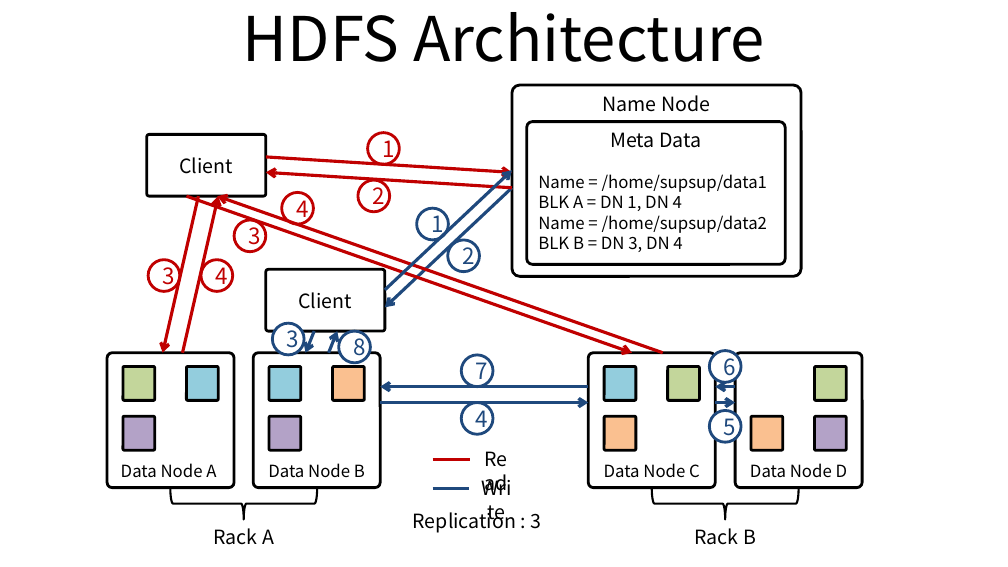
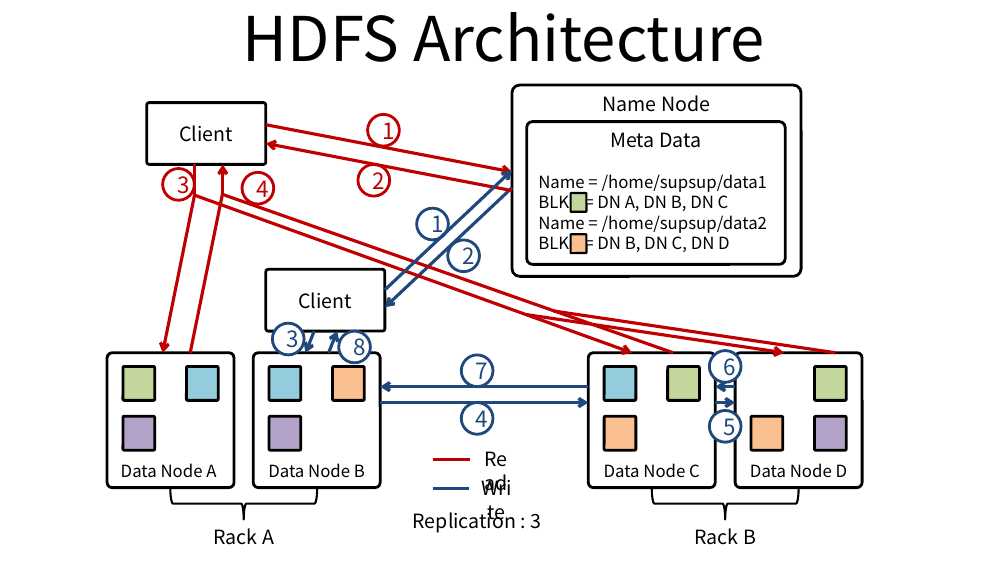
Before and after one commit to ssup2/blog-old, a slide deck: slide 2 of images/theory_analysis/Hadoop/Hadoop.pptx. Drawn at 1008x567 pixels with LibreOffice and Linux fonts; fonts in the diff are those of the drawing. Boxes give left, top, right and bottom in pixels: in the first picture for what was removed or moved away, otherwise in the second. Text is boxed around its words. In the diff, an @@ line names an element or a change of style, - is before the commit and + after.

```diff
--- a/images/theory_analysis/Hadoop/Hadoop.pptx
+++ b/images/theory_analysis/Hadoop/Hadoop.pptx
@@ rounded rectangle "Client": place and size @@
-rounded rectangle "Client" at <box>147,134,266,196</box>
+rounded rectangle "Client" at <box>147,103,266,164</box>
@@ ellipse "1": place and size @@
-ellipse "1" at <box>368,133,399,164</box>
+ellipse "1" at <box>368,114,399,145</box>
@@ arrow moved from (266, 172) - (512, 187) to (266, 143) - (512, 191) @@
@@ arrow moved from (266, 157) - (512, 172) to (266, 125) - (512, 172) @@
@@ ellipse "3": place and size @@
-ellipse "3" at <box>148,260,179,291</box>
+ellipse "3" at <box>162,168,194,200</box>
@@ line added from (195, 197) to (195, 164), #C00000 2.25 pt @@
@@ arrow added from (223, 197) to (223, 164), #C00000 2.25 pt @@
@@ ellipse "4": place and size @@
-ellipse "4" at <box>201,260,232,291</box>
+ellipse "4" at <box>242,172,273,204</box>
@@ ellipse "2": place and size @@
-ellipse "2" at <box>358,180,389,212</box>
+ellipse "2" at <box>358,164,389,196</box>
@@ arrow moved from (199, 197) - (162, 353) to (195, 195) - (162, 353) @@
@@ arrow moved from (219, 197) - (182, 353) to (191, 353) - (223, 194) @@
@@ arrow (191, 353) - (223, 194): arrow to line @@
@@ arrow moved from (632, 353) - (186, 197) to (632, 353) - (195, 196) @@
@@ arrow moved from (662, 353) - (218, 197) to (673, 353) - (223, 195) @@
@@ arrow (673, 353) - (223, 195): arrow to line @@
@@ ellipse removed at <box>282,193,313,224</box> @@
-4
@@ text in rounded rectangle at <box>538,191,729,211</box>: text changed @@
-BLK A = DN 1, DN 4
+BLK = DN A, DN B, DN C
@@ rounded rectangle added at <box>571,193,587,212</box>, fill #C3D69B, outline #000000 1.5 pt @@
@@ ellipse removed at <box>234,220,265,251</box> @@
-3
@@ text in rounded rectangle at <box>538,232,730,252</box>: text changed @@
-BLK B = DN 3, DN 4
+BLK = DN B, DN C, DN D
@@ rounded rectangle added at <box>571,234,587,253</box>, fill #FAC090, outline #000000 1.5 pt @@
@@ arrow added from (526, 314) to (784, 353), #C00000 2.25 pt @@
@@ line added from (836, 353) to (553, 311), #C00000 2.25 pt @@
```
Also in this commit, not shown: 2 other files.
